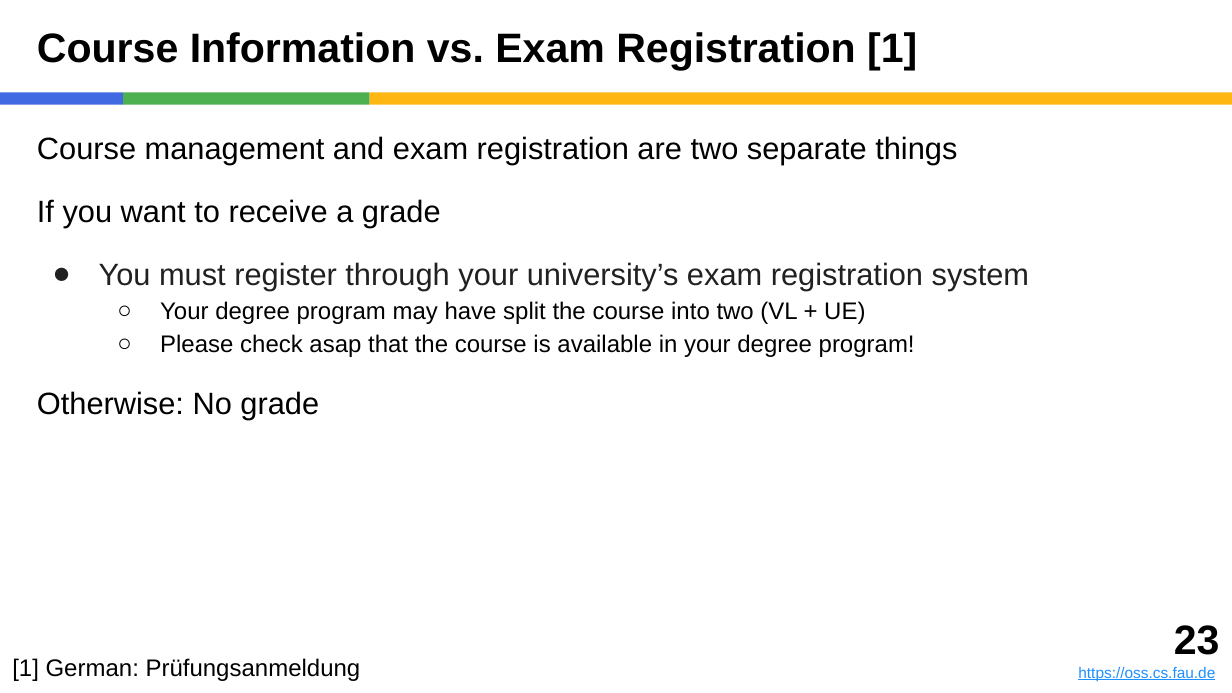
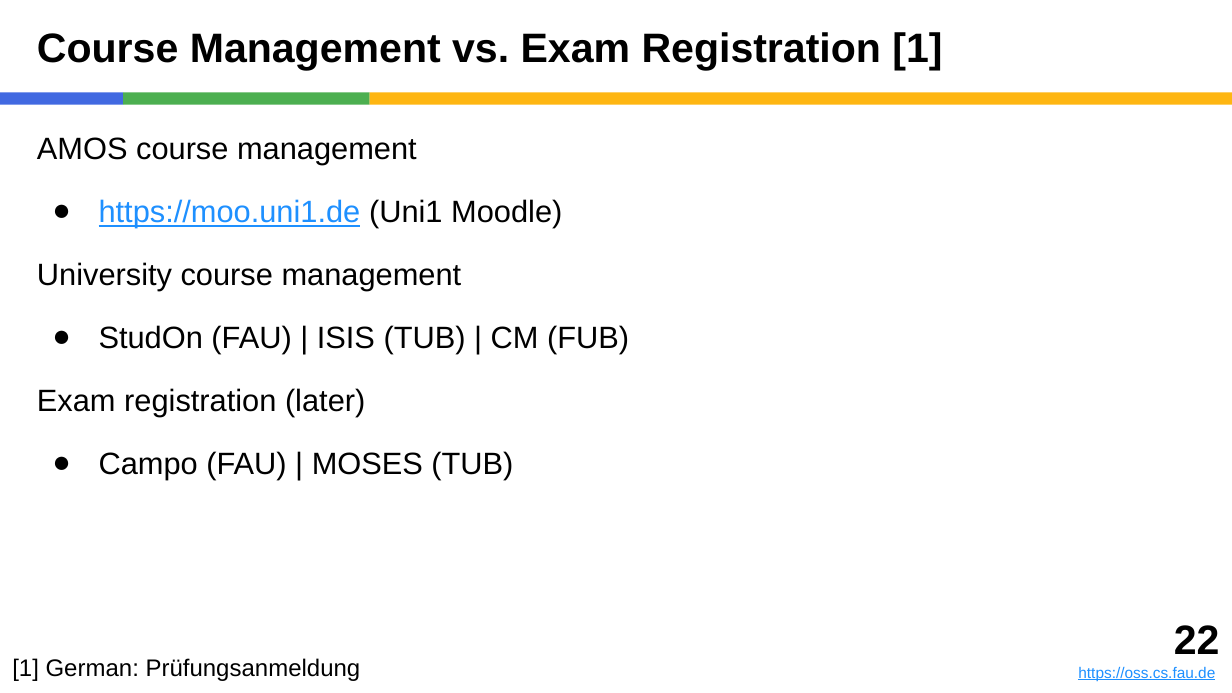
Before and after one commit to dirkriehle/amos-course, a slide deck: slide 22 of Lecture slides/AMOS A01 - Introduction.pptx (slide 23 before the commit). Drawn at 1232x693 pixels with LibreOffice and Linux fonts; fonts in the diff are those of the drawing. Boxes give left, top, right and bottom in pixels: in the first picture for what was removed or moved away, otherwise in the second. Text is boxed around its words. In the diff, an @@ line names an element or a change of style, - is before the commit and + after.

```diff
--- a/Lecture slides/AMOS A01 - Introduction.pptx
+++ b/Lecture slides/AMOS A01 - Introduction.pptx
@@ title at bbox=[37, 32, 942, 70]: text changed @@
-Course Information vs. Exam Registration [1]
+Course Management vs. Exam Registration [1]
@@ text at bbox=[37, 137, 629, 480]: text changed @@
-Course management and exam registration are two separate things
-If you want to receive a grade
-● You must register through your university’s exam registration system
-  ○ Your degree program may have split the course into two (VL + UE)
-  ○ Please check asap that the course is available in your degree program!
-Otherwise: No grade
+AMOS course management
+● https://moo.uni1.de (Uni1 Moodle)
+University course management
+● StudOn (FAU) | ISIS (TUB) | CM (FUB)
+Exam registration (later)
+● Campo (FAU) | MOSES (TUB)
@@ text at bbox=[1174, 625, 1220, 654]: text changed @@
-23
+22
```
Also in this commit, not shown: 9 other slides changed, 1 slide added, 1 slide removed, 15 other files.
